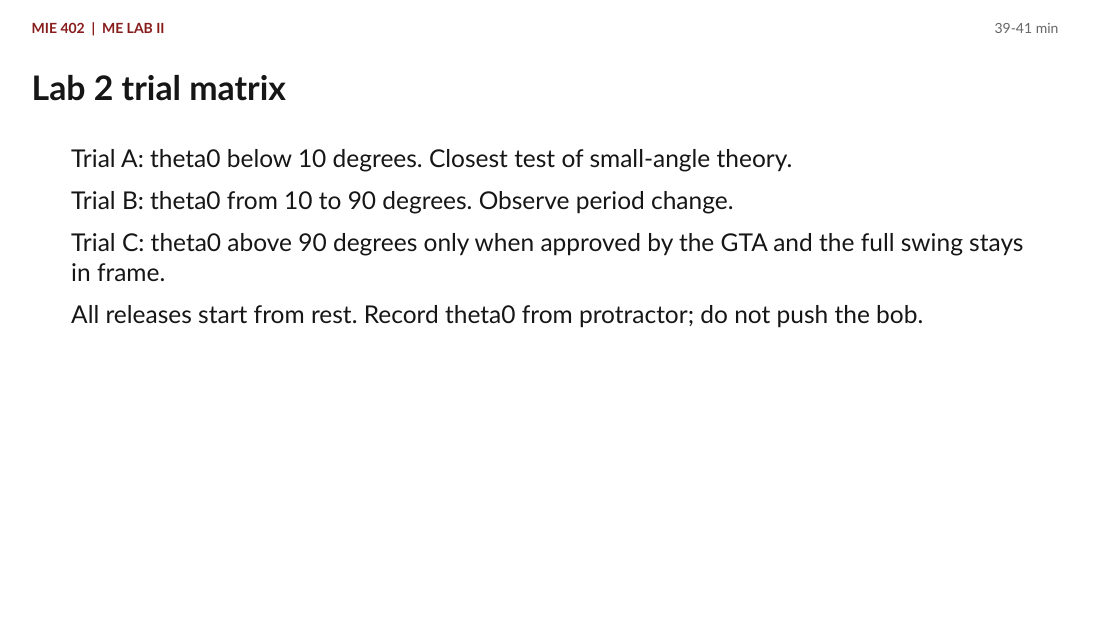
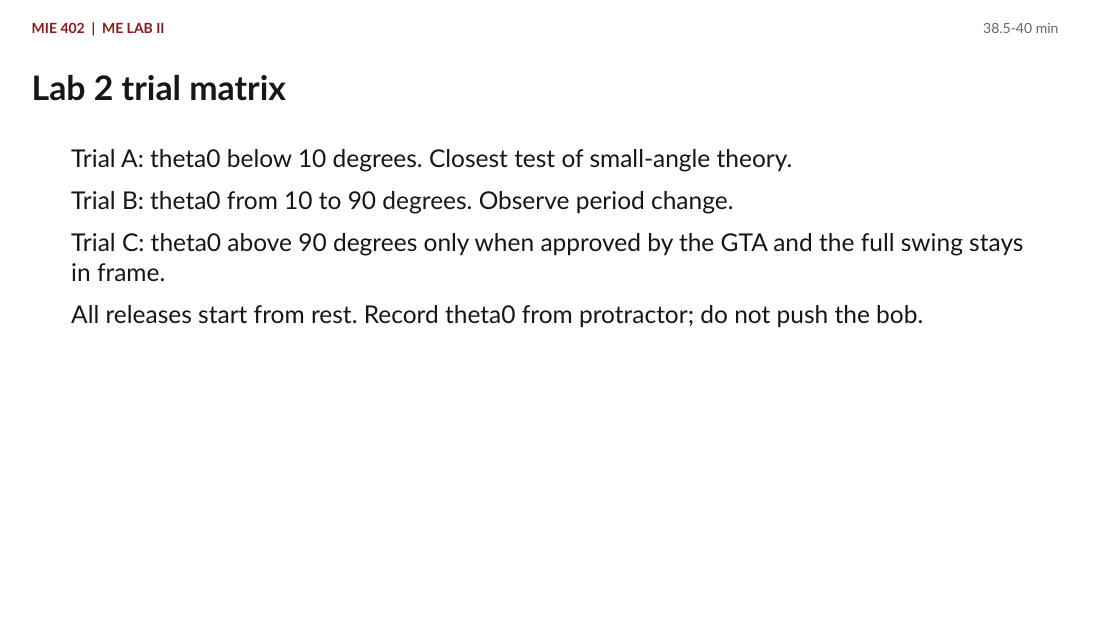
Before and after one commit to Ehsan-Roohi/MIE402-Lab, a slide deck: slide 21 of site/docs/MIE402_Lecture03_Single_Pendulum_PreLab2_Fall2026.pptx (slide 20 before the commit). Drawn at 1120x630 pixels with LibreOffice and Linux fonts; fonts in the diff are those of the drawing. Boxes give left, top, right and bottom in pixels: in the first picture for what was removed or moved away, otherwise in the second. Text is boxed around its words. In the diff, an @@ line names an element or a change of style, - is before the commit and + after.

```diff
--- a/site/docs/MIE402_Lecture03_Single_Pendulum_PreLab2_Fall2026.pptx
+++ b/site/docs/MIE402_Lecture03_Single_Pendulum_PreLab2_Fall2026.pptx
@@ text at (983,23,1059,33): text changed @@
-39-41 min
+38.5-40 min
```
Also in this commit, not shown: 3 other slides changed, 1 slide added, 1 other file.
